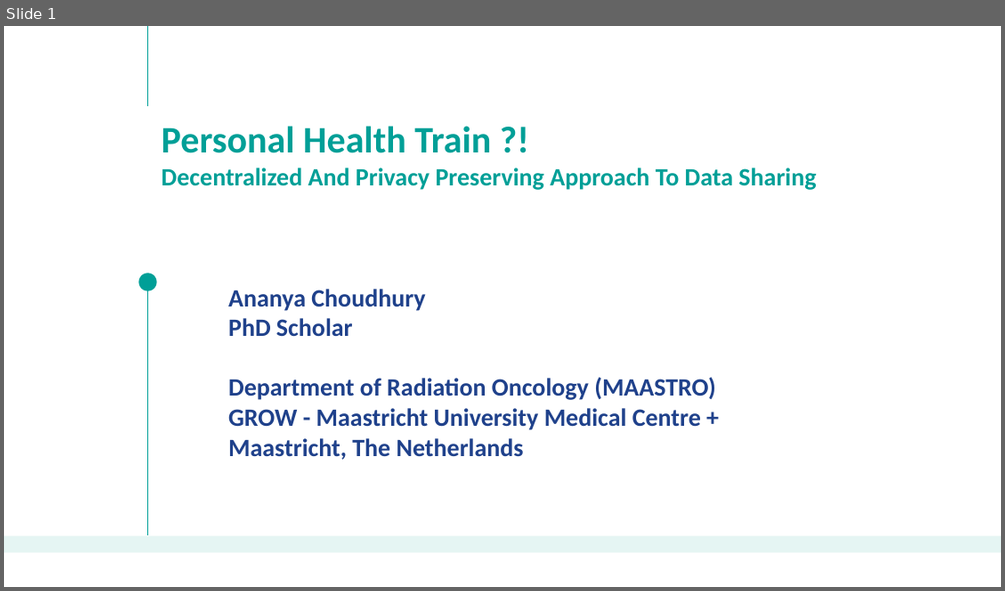
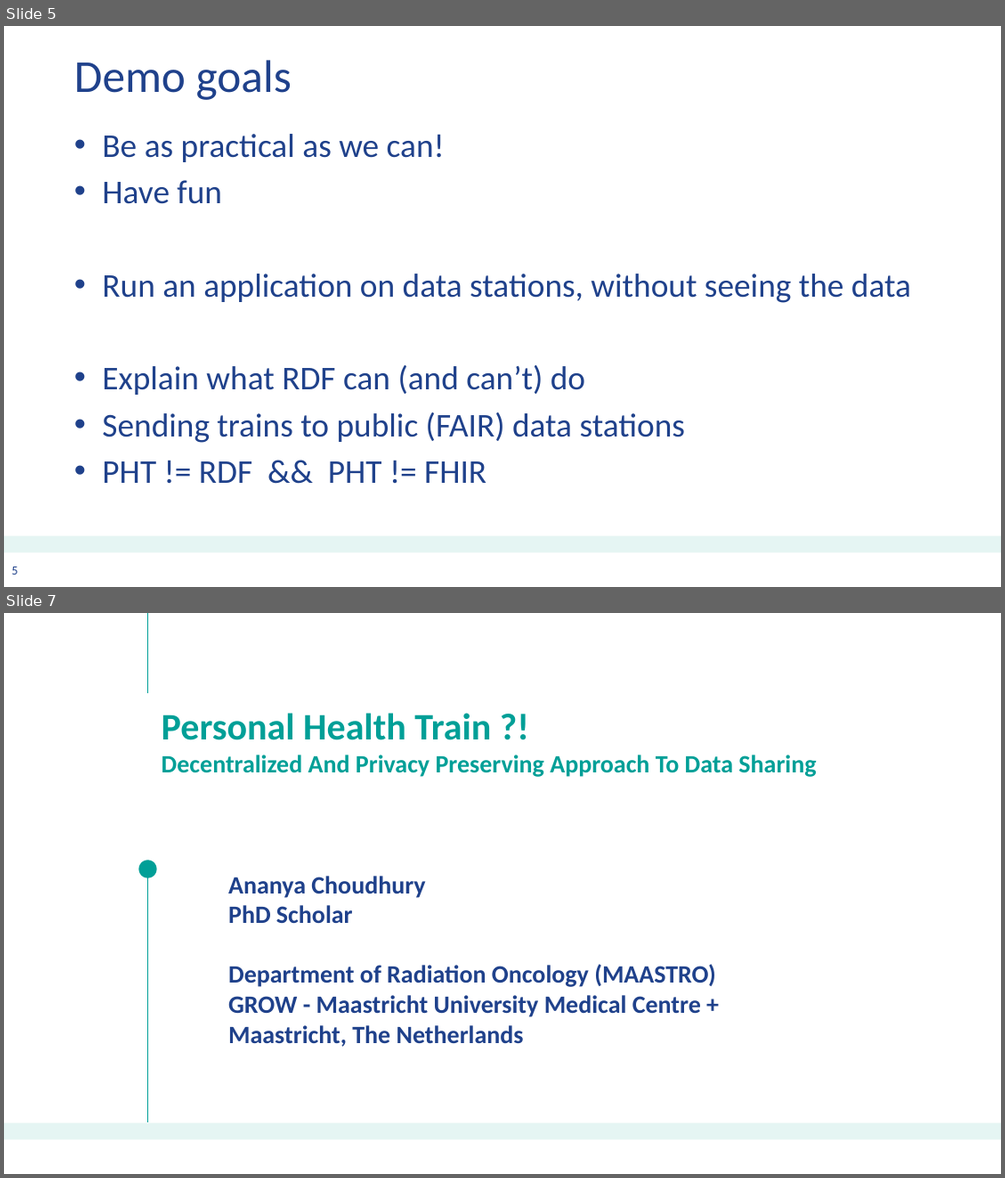
Before and after one commit to jvsoest/PHT_on_FHIR_demo, a slide deck: 20181108_PHT_Intro_AC.pptx. Shown one above the other, each under a label of ours: slide 1 before the commit, slides 5 and 7 after it; the slides between them are not shown. The pictures are 1005x591 and 1005x1178 pixels, drawn with LibreOffice and Linux fonts; fonts in the diff are those of the drawing; background and template pictures are left out. Boxes give left, top, right and bottom in pixels: in the first picture for what was removed or moved away, otherwise in the second. Text is boxed around its words. In the diff, an @@ line names an element or a change of style, - is before the commit and + after.

Commit message:
Added slides for RDF demo

```diff
--- a/20181108_PHT_Intro_AC.pptx
+++ b/20181108_PHT_Intro_AC.pptx
@@ slide 5 added at [4, 26, 1001, 587], background #FFFFFF; not listed: 1 template element that a slide beside it also shows @@
@@ title added at [74, 60, 291, 100], 44 pt, text #1F418B @@
+Demo goals
@@ text added at [102, 134, 911, 483], 32 pt, text #1F418B @@
+• Be as practical as we can!
+• Have fun
+• Run an application on data stations, without seeing the data
+• Explain what RDF can (and can’t) do
+• Sending trains to public (FAIR) data stations
+• PHT != RDF && PHT != FHIR
@@ page number added at [12, 566, 18, 574], 12 pt, text #1F418B @@
+5
@@ what was slide 1 is now slide 7 @@
```
Also in this commit, not shown: 23 other slides added, 10 slides removed.
